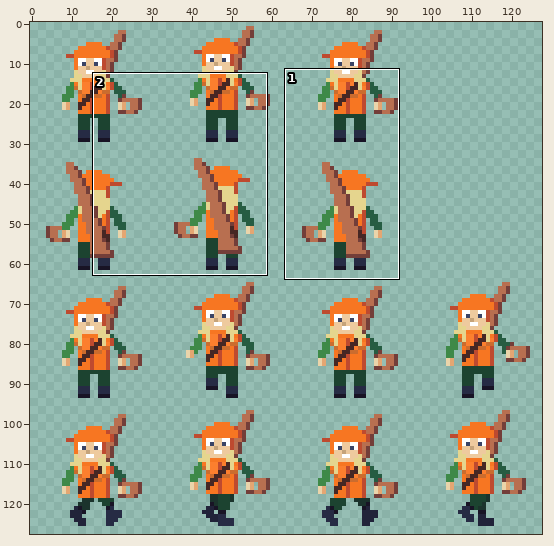
Two states of a pixel-art file, assets/textures/characters/metsastaja_naaras_32.aseprite. The first picture is a wide view before the edit; the outline marks the close-up.
Close-up. Earlier state:
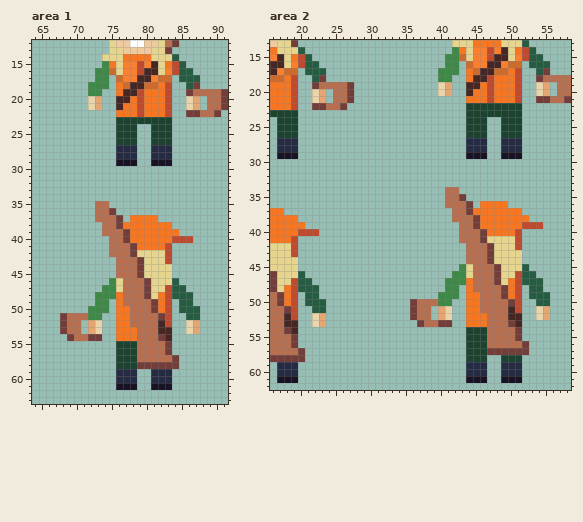
128x128 pixels, 1 frame. Shown: area 1: x 64..91, y 12..63; area 2: x 16..58, y 13..62. The commit also changed other parts of the picture, which this record leaves out.
After:
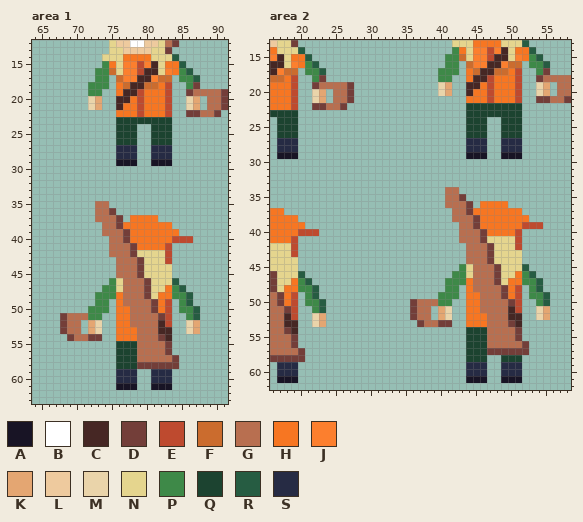
Palette (. is transparent): A #181425  B #ffffff  C #462724  D #733e39  E #be4a2f  F #cb6c2e  G #b86f50  H #f77622  J #fc7f2e  K #e4a672  L #eeca9e  M #ead4aa  N #e5d58e  P #3e8948  Q #1c4330  R #265c42  S #262b44
Change:
--- area 1
@@ x 82..88 @@
 14 NNR....
-15 NHER...
-16 NJERR..
-17 FF.RRR.
-18 HE..RD.
+15 NHHR...
+16 NJHPR..
+17 FF.PPR.
+18 HE..PD.
 19 HE..DGG
@@ x 81..88 @@
 46 NNNR....
-47 NNERR...
-48 NHERRR..
-49 DHE.RR..
-50 DHE.RRR.
-51 GDE..RR.
+47 NNHPR...
+48 NHHPPR..
+49 DHE.PR..
+50 DHE.PPR.
+51 GDE..PR.
 52 GCE..MK.
--- area 2
@@ x 16..58 @@
 13 LNND......................NNNHHHHNNNR......
-14 HNNNR.....................PHNJJEJCNHER.....
-15 JCNHER...................PPFNJJECCNJERR....
-16 CCNJERR..................PP.FJJCCJFF.RRR...
-17 CJFF.RRR................PPP.HFCCFFHE..RD...
-18 FFHE..RD................PP..HCCEHHHE..DGGGG
+14 HNNNR.....................PHNJJEJCNHHR.....
+15 JCNHHR...................PPFNJJECCNJHPR....
+16 CCNJHPR..................PP.FJJCCJFF.PPR...
+17 CJFF.PPR................PPP.HFCCFFHE..PD...
+18 FFHE..PD................PP..HCCEHHHE..DGGGG
 19 HHHE..DGGGGD............MK..CCHEHHHE..MK.GG
@@ x 16..58 @@
 45 NNNN.......................PNGGGDNNNR......
-46 DNNNR.....................PPNGGGDNNERR.....
-47 DNNERR...................PPPHGGGDNHERRR....
-48 DNHERRR..................PP.HGGGGDHE.RR....
-49 GDHE.RR.................PPP.HHGGGDHE.RRR...
-50 GDHE.RRR............DGGGPP..HHGGGGDE..RR...
-51 GGDE..RR............DGG.KM..HHGGGGCE..MK...
+46 DNNNR.....................PPNGGGDNNHPR.....
+47 DNNHPR...................PPPHGGGDNHHPPR....
+48 DNHHPPR..................PP.HGGGGDHE.PR....
+49 GDHE.PR.................PPP.HHGGGDHE.PPR...
+50 GDHE.PPR............DGGGPP..HHGGGGDE..PR...
+51 GGDE..PR............DGG.KM..HHGGGGCE..MK...
 52 GGCE..MK............DGG.KM..HHHGGGCC..MK...
